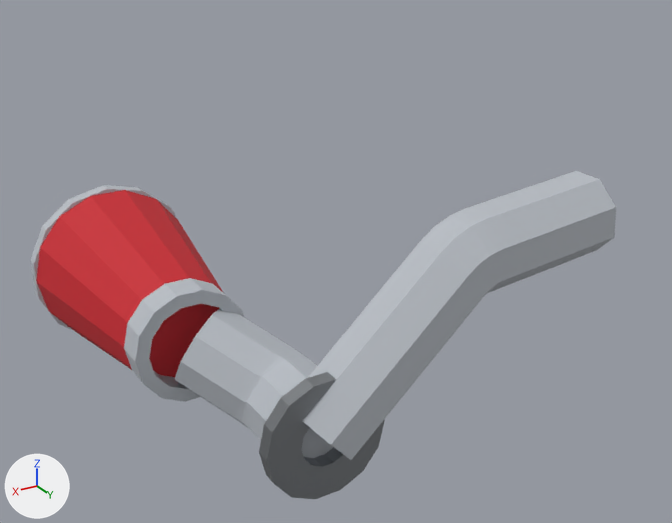
One commit to the glTF model assets/parts/intake/intake_filter_street/apex_v8.glb: the scene before it, then after it.
Before and after are seen from a 50 mm lens placed at (0.516, 0.483, 0.248), pointed at (0.155, -0.119, -0.052). Every picture has the same lights, and +X, +Y and +Z are marked at lower left. The picture after the commit comes second. Vertices at exactly the same position are counted once.

Names of what the first picture shows: 'model'.
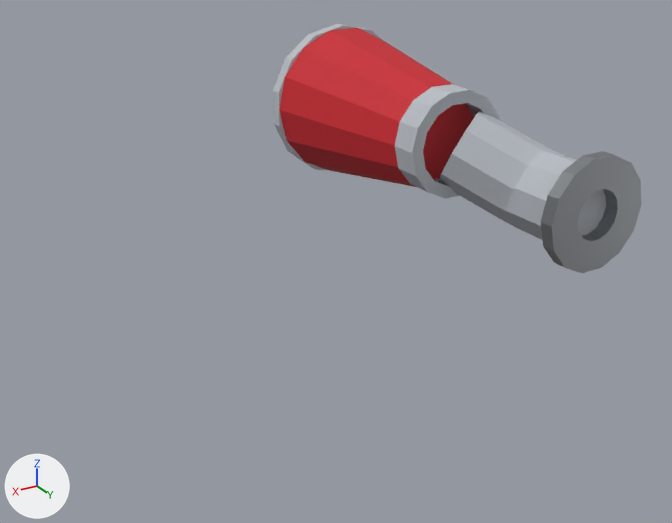
Boxes (x1, y1, x2, y2) around the edits, measured in the pictures (672 x 523 px; the box of a moved part takes in the faces that stretch with it):
'model', reshaped, moved, rescaled (37% narrower, 24% shorter): before (31, 171, 616, 499); after (273, 24, 642, 273)
part 1 of me_model, moved or reshaped: before (259, 372, 385, 499); after (541, 151, 642, 273)
part 2 of me_model, moved or reshaped: before (31, 185, 223, 377); after (273, 24, 474, 187)
part 3 of me_model, moved or reshaped: before (124, 278, 244, 402); after (395, 84, 499, 199)
part 4 of me_model, added: after (438, 111, 606, 240)
part 5 of me_model, deleted: before (175, 171, 616, 460)

The change, as a list of edits to the scene's bpy script:
```text
Change me_model:
    used by ob_model
    remove me_model.from_pydata(...)  # 282 vertices, 552 faces; spans x -1.0..1.0, y -0.89..0.89, z -0.54..0.54
    add me_model.from_pydata(...)  # 233 vertices, 456 faces; spans x -0.55..0.55, y -1.0..1.0, z -0.5..0.5
    me_model part 1: the loose piece of 56 vertices spanning x 0.08..0.6, y 0.72..0.79, z -0.54..-0.03 is scaled about its middle by (1.19, 1.2, 1.19), then moved by (-0.58, 0.2, 0.09)
    me_model part 2: the loose piece of 59 vertices spanning x 0.23..1.0, y -0.89..0.06, z -0.49..0.3 is scaled about its middle by 1.19, then moved by (-0.52, -0.02, 0.12)
    me_model part 3: the loose piece of 56 vertices spanning x 0.36..0.86, y 0.03..0.17, z -0.34..0.15 is scaled about its middle by (1.19, 1.2, 1.19), then moved by (-0.52, 0.08, 0.12)
    me_model part 4: a new loose piece of 62 vertices spanning x -0.46..0.21, y 0.04..0.92, z -0.43..0.2, in mat_car_atlas (picture img_car_atlas)
    me_model part 5
    111 vertices are removed from x -1.0..0.72, y -0.02..0.89, z -0.48..0.54
    216 faces are deleted
Change ob_model:
    ob_model.location: (0.179, -0.131, -0.0683) -> (0.0364, -0.14, 0.0303)
    ob_model.scale: (0.181, 0.181, 0.181) -> (0.152, 0.152, 0.152)
```
